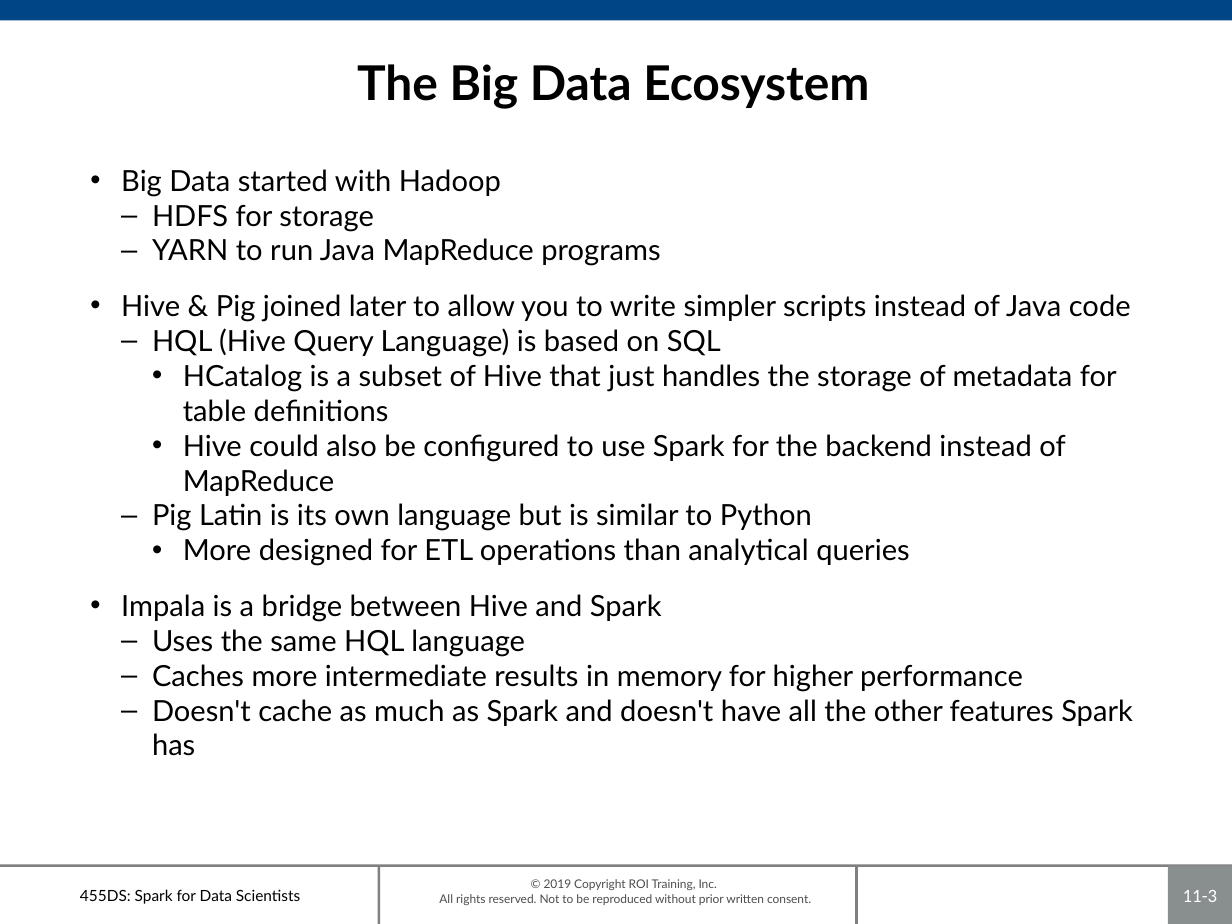
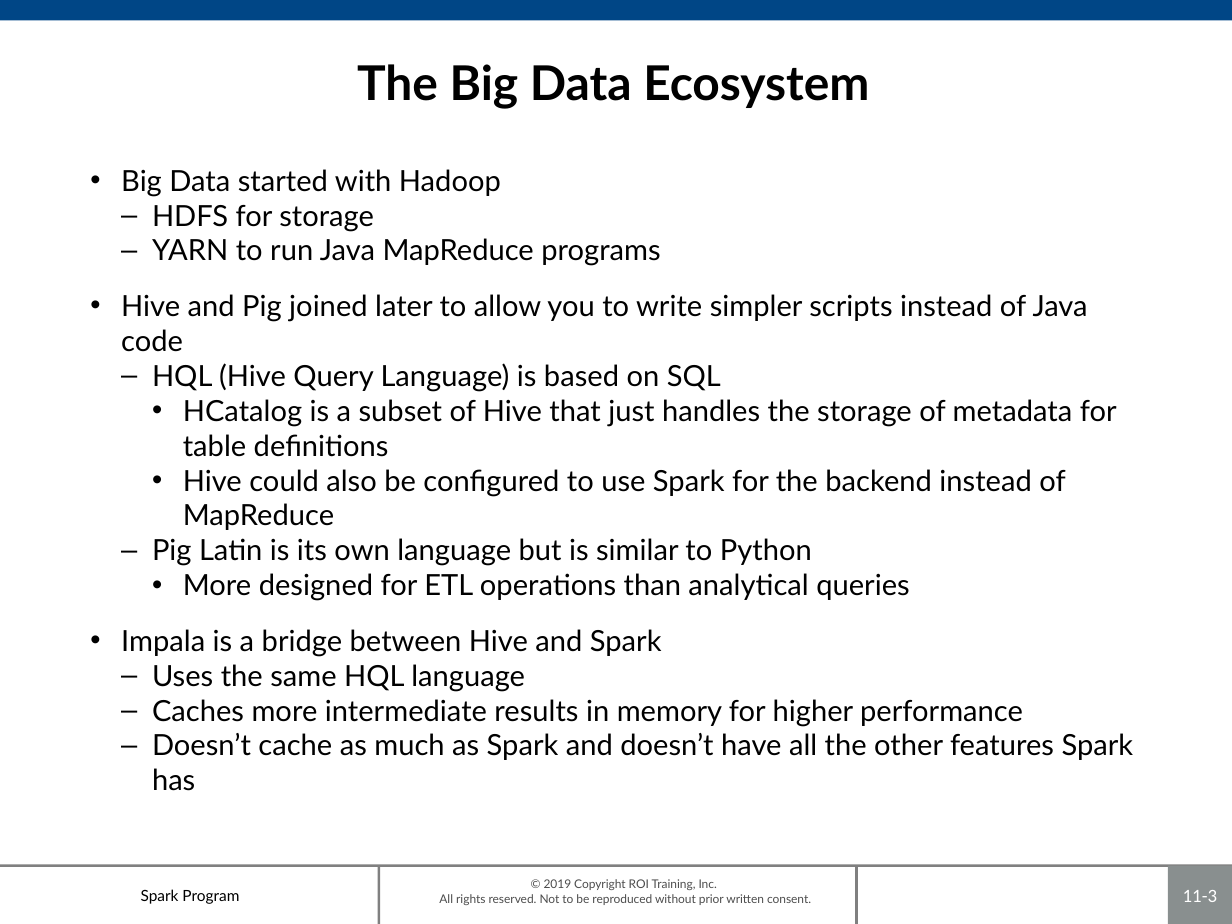
Before and after one commit to roitraining/SparkProgram, a slide deck: slide 3 of Day8/Ch11_Ecosystem.pptx. Drawn at 1232x924 pixels with LibreOffice and Linux fonts; fonts in the diff are those of the drawing; background and template pictures are left out. Boxes give left, top, right and bottom in pixels: in the first picture for what was removed or moved away, otherwise in the second. Text is boxed around its words. In the diff, an @@ line names an element or a change of style, - is before the commit and + after.

```diff
--- a/Day8/Ch11_Ecosystem.pptx
+++ b/Day8/Ch11_Ecosystem.pptx
@@ text at box(121, 294, 1088, 352): text changed @@
-• Hive & Pig joined later to allow you to write simpler scripts instead of Java code
+• Hive and Pig joined later to allow you to write simpler scripts instead of Java code
@@ text at box(152, 733, 1134, 791): text changed @@
-  – Doesn't cache as much as Spark and doesn't have all the other features Spark has
+  – Doesn’t cache as much as Spark and doesn’t have all the other features Spark has
@@ text at box(141, 889, 239, 904): text changed @@
-455DS: Spark for Data Scientists
+Spark Program
```
Also in this commit, not shown: 8 other slides changed, 3 other files.
